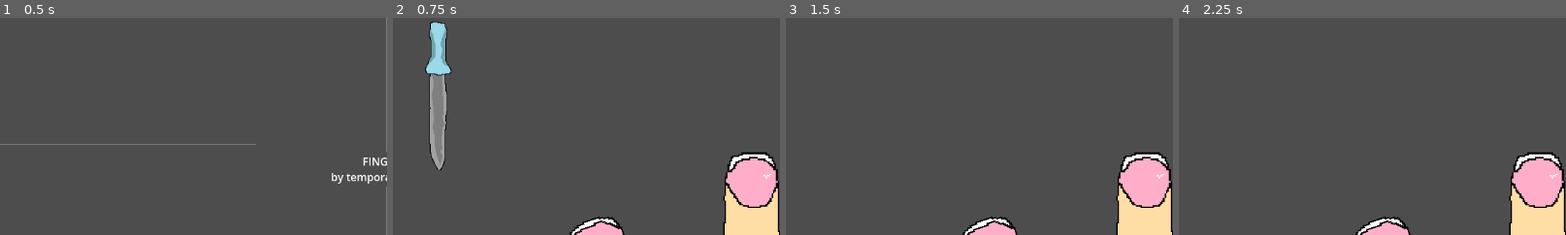
Above: before the commit, frames 1-4 (left to right).
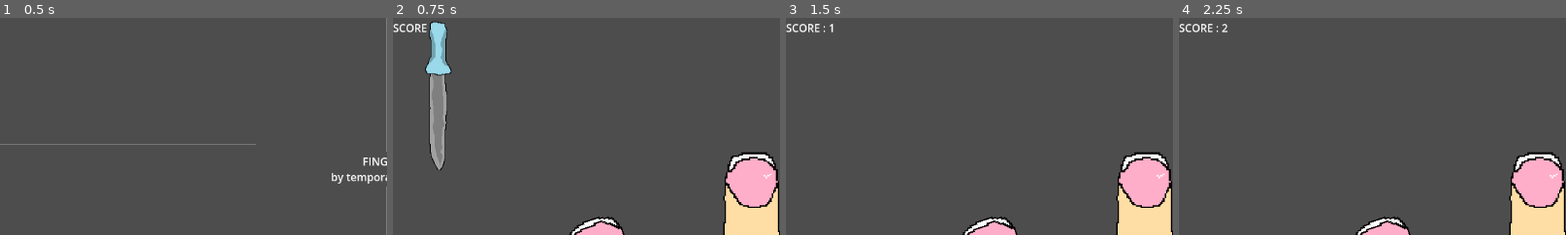
Above: after the commit, the same moments.

Repository: liamebre/fingers
Game: Godot game, scene res://scenes/main.tscn
Same seed, same stepped clock (60 frames per second), same inputs: the game is played once before the commit and once after it.
Inputs:
- Up to frame 1 (0.5 s): no input
- Up to frame 2 (0.75 s): click "START" at 0.5 s
- Up to frame 3 (1.5 s): click "press" at 1.25 s
- Up to frame 4 (2.25 s): click "press" at 2 s
The pictures show only the part of the screen within x 0-50%, y 0-50%; the shares and areas given below are measured in that part.

Frame 1 is identical in both runs. In frame 2, 0.2% of the frame differs, in the area x 0-9%, y 2-7%; in frame 3, 0.2%; in frame 4, 0.3%, in the area x 0-13%, y 2-7%.

Commit message:
score
i added the score tally properly

Diff:
--- a/scenes/display.tscn
+++ b/scenes/display.tscn
@@ -10,3 +10,9 @@
 grow_horizontal = 2
 grow_vertical = 2
 script = ExtResource("1_v8cgk")
+
+[node name="RichTextLabel" type="RichTextLabel" parent="."]
+layout_mode = 0
+offset_right = 129.0
+offset_bottom = 62.0
+text = "SCORE : 0"
--- a/scenes/main.tscn
+++ b/scenes/main.tscn
@@ -8,6 +8,11 @@
 
 [node name="Main" type="Node2D"]
 script = ExtResource("1_o5qli")
+
+[node name="display" parent="." instance=ExtResource("5_tbgi4")]
+offset_top = 3.0
+offset_right = 1158.0
+offset_bottom = 651.0
 
 [node name="start" parent="." instance=ExtResource("2_jyhfs")]
 process_mode = 3
@@ -26,11 +31,5 @@
 wait_time = 0.5
 one_shot = true
 
-[node name="display" parent="." instance=ExtResource("5_tbgi4")]
-offset_left = 237.851
-offset_top = -15.9387
-offset_right = 237.851
-offset_bottom = -15.9387
-
 [connection signal="startgame" from="start" to="." method="_on_start_startgame"]
 [connection signal="timeout" from="setupTimer" to="." method="_on_setup_timer_timeout"]
--- a/scripts/display.gd
+++ b/scripts/display.gd
@@ -3,3 +3,6 @@
 
 func _getscore(x):
 	score = x
+
+func _process(_delta):
+	$RichTextLabel.text = "SCORE : " + str(score)
--- a/scripts/main.gd
+++ b/scripts/main.gd
@@ -4,12 +4,14 @@
 func _ready():
 	$fingers.hide()
 	$knife.hide()
+	$display.hide()
 	get_tree().paused = true
 
 
 func _setup():
 	$fingers.show()
 	$knife.show()
+	$display.show()
 	score = 0
 
 
